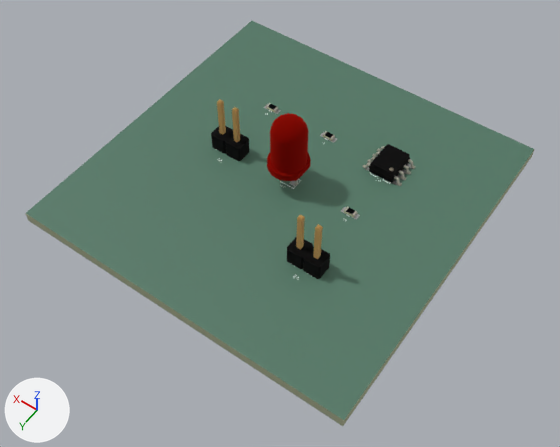
The glTF model apps/pcb-viewer/public/opamp-amp.glb: old version first, new version second.
Camera for both pictures: a 50 mm camera at (0.0601, -0.0421, 0.0818) aimed at (0.097, -0.0938, 0.0006). Every picture has the same lights, and +X, +Y and +Z are marked at lower left. The first picture is the older version. Where no turn or scale is listed for an object, it has been applied to the vertices. Vertices at exactly the same position are counted once.

In view in the first picture: '=>[0:1:1:14]', '=>[0:1:1:15]', '=>[0:1:1:16]', '=>[0:1:1:3]', '=>[0:1:1:5]', '=>[0:1:1:5].001', '=>[0:1:1:5].002', '=>[0:1:1:7]', '=>[0:1:1:9]', '=>[0:1:1:9].001' and 2 more.
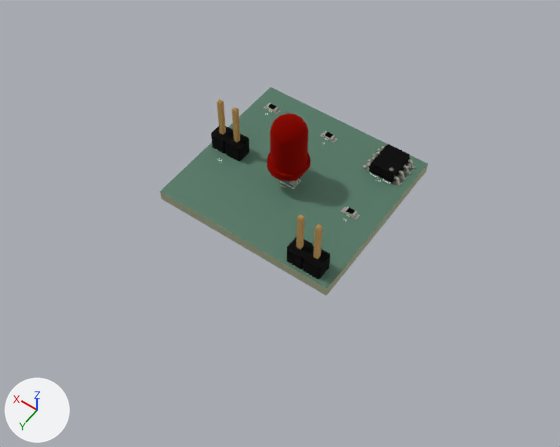
The change, as a list of edits to the scene's bpy script:
```text
Change mat_mat_0:
    mat_mat_0.base_color: (0.0192, 0.0185, 0.0185) -> (0.645, 0.638, 0.572)  # black #262525 -> light grey #d2d1c7
Change mat_mat_3:
    mat_mat_3.base_color: (0.645, 0.638, 0.572) -> (0.0192, 0.0185, 0.0185)  # light grey #d2d1c7 -> black #262525
Change mat_mat_6:
    mat_mat_6.base_color: (0.448, 0.01, 0.00394) -> (0.645, 0.638, 0.572)  # red #b3190d -> light grey #d2d1c7
Change mat_mat_7:
    mat_mat_7.base_color: (0.0192, 0.0185, 0.0185) -> (0.435, 0.398, 0.316)  # black #262525 -> grey #b0a998
Change mat_mat_8:
    mat_mat_8.base_color: (0.709, 0.504, 0.21) -> (0.448, 0.01, 0.00394)  # beige #dbbc7e -> red #b3190d
Change me_soic_8_3_9x4_9mm_p1_27mm:
    where me_soic_8_3_9x4_9mm_p1_27mm.from_pydata(...)  # 592 vertices, 1180 faces; spans x -0.003..0.003, y -0.00245..0.00245, z 0.0..0.00175
    remove me_soic_8_3_9x4_9mm_p1_27mm.materials.append(mat_mat_0)  # black #262525
    remove me_soic_8_3_9x4_9mm_p1_27mm.materials.append(mat_mat_1)  # light grey #d2d1c7
    remove me_soic_8_3_9x4_9mm_p1_27mm.materials.append(mat_mat_2)  # grey #b0a998
    add me_soic_8_3_9x4_9mm_p1_27mm.materials.append(mat_mat_5)  # black #262525
    add me_soic_8_3_9x4_9mm_p1_27mm.materials.append(mat_mat_6)  # light grey #d2d1c7
    add me_soic_8_3_9x4_9mm_p1_27mm.materials.append(mat_mat_7)  # grey #b0a998
Change me_led_d5_0mm:
    where me_led_d5_0mm.from_pydata(...)  # 182 vertices, 360 faces; spans x -0.00123..0.00417, y -0.0029..0.0029, z -0.0025..0.0116
    remove me_led_d5_0mm.materials.append(mat_mat_6)  # red #b3190d
    remove me_led_d5_0mm.materials.append(mat_mat_3)  # light grey #d2d1c7
    add me_led_d5_0mm.materials.append(mat_mat_8)  # red #b3190d
    add me_led_d5_0mm.materials.append(mat_mat_0)  # light grey #d2d1c7
Change me_pinheader_1x02_p254mm_vertical:
    where me_pinheader_1x02_p254mm_vertical.from_pydata(...)  # 76 vertices, 148 faces; spans x -0.00127..0.00127, y -0.00381..0.00127, z -0.003..0.00854
    remove me_pinheader_1x02_p254mm_vertical.materials.append(mat_mat_7)  # black #262525
    remove me_pinheader_1x02_p254mm_vertical.materials.append(mat_mat_8)  # beige #dbbc7e
    add me_pinheader_1x02_p254mm_vertical.materials.append(mat_mat_3)  # black #262525
    add me_pinheader_1x02_p254mm_vertical.materials.append(mat_mat_4)  # beige #dbbc7e
Change me_board_soldermask:
    remove me_board_soldermask.from_pydata(...)  # 124 vertices, 162 faces; spans x 0.075..0.125, y -0.125..-0.075, z 0.0016
    add me_board_soldermask.from_pydata(...)  # 124 vertices, 162 faces; spans x 0.0859..0.113, y -0.1138..-0.0882, z 0.0016
    me_board_soldermask part 1
    me_board_soldermask.vertices[0].co: (0.125, -0.125, 0.0016) -> (0.113, -0.1138, 0.0016)  # pixel (251, 20) -> pixel (270, 86)
    me_board_soldermask.vertices[1].co: (0.075, -0.125, 0.0016) -> (0.0859, -0.1138, 0.0016)  # pixel (534, 149) -> pixel (427, 163)
    me_board_soldermask.vertices[2].co: (0.125, -0.075, 0.0016) -> (0.113, -0.0882, 0.0016)  # pixel (25, 213) -> pixel (159, 191)
    me_board_soldermask.vertices[3].co: (0.075, -0.075, 0.0016) -> (0.0859, -0.0882, 0.0016)  # pixel (343, 420) -> pixel (327, 288)
Change me_board_soldermask_001:
    remove me_board_soldermask_001.from_pydata(...)  # 60 vertices, 66 faces; spans x 0.075..0.125, y -0.125..-0.075, z 0.0
    add me_board_soldermask_001.from_pydata(...)  # 60 vertices, 66 faces; spans x 0.0859..0.113, y -0.1138..-0.0882, z 0.0
    me_board_soldermask_001 part 2
    me_board_soldermask_001.vertices[0].co: (0.075, -0.125, 0.0) -> (0.0859, -0.1138, 0.0)  # pixel (531, 156) -> pixel (426, 171)
    me_board_soldermask_001.vertices[1].co: (0.075, -0.075, 0.0) -> (0.0859, -0.0882, 0.0)  # pixel (342, 426) -> pixel (326, 295)
    me_board_soldermask_001.vertices[2].co: (0.125, -0.075, 0.0) -> (0.113, -0.0882, 0.0)  # pixel (28, 220) -> pixel (161, 198)
    me_board_soldermask_001.vertices[3].co: (0.125, -0.125, 0.0) -> (0.113, -0.1138, 0.0)
Change me_board_pcb:
    remove me_board_pcb.from_pydata(...)  # 200 vertices, 412 faces; spans x 0.075..0.125, y -0.125..-0.075, z 0.0..0.0015
    add me_board_pcb.from_pydata(...)  # 200 vertices, 412 faces; spans x 0.0859..0.113, y -0.1138..-0.0882, z 0.0..0.0015
    me_board_pcb part 3
    4 vertices are removed from x 0.075..0.125, y -0.075, z 0.0..0.0015
    134 faces are deleted
    4 vertices move from x 0.075..0.125, y -0.125, z 0.0..0.0015 to x 0.0859..0.113, y -0.1138, z 0.0..0.0015
    4 vertices are added at (0.113, -0.0882, 0.0), (0.113, -0.0882, 0.0015), (0.0859, -0.0882, 0.0015), (0.0859, -0.0882, 0.0)
    134 new faces join them
Change ob_0_1_1_3:
    ob_0_1_1_3: bpy.data.objects.new('=>[0:1:1:3]', me_soic_8_3_9x4_9mm_p1_27mm) -> bpy.data.objects.new('=>[0:1:1:3]', me_r_0603_1608metric)
    ob_0_1_1_3.parent: ob_u1 -> ob_r1
Change ob_0_1_1_5:
    ob_0_1_1_5: bpy.data.objects.new('=>[0:1:1:5]', me_r_0603_1608metric) -> bpy.data.objects.new('=>[0:1:1:5]', me_pinheader_1x02_p254mm_vertical)
Change ob_0_1_1_7:
    ob_0_1_1_7: bpy.data.objects.new('=>[0:1:1:7]', me_led_d5_0mm) -> bpy.data.objects.new('=>[0:1:1:7]', me_soic_8_3_9x4_9mm_p1_27mm)
    ob_0_1_1_7.parent: ob_led1 -> ob_u1
Change ob_0_1_1_9:
    ob_0_1_1_9: bpy.data.objects.new('=>[0:1:1:9]', me_pinheader_1x02_p254mm_vertical) -> bpy.data.objects.new('=>[0:1:1:9]', me_led_d5_0mm)
    ob_0_1_1_9.parent: ob_v1 -> ob_led1
```

Boxes (x1, y1, x2, y2) around the edits, measured in the pictures (560 x 447 px):
'=>[0:1:1:14]', reshaped (47% narrower, 50% shorter): before (26, 21, 534, 420); after (161, 87, 428, 288)
'=>[0:1:1:16]', reshaped (mostly hidden): before (25, 149, 535, 426); after (160, 164, 428, 296)
'=>[0:1:1:9]', recoloured, moved: before (211, 99, 249, 161); after (267, 113, 311, 186)
'=>[0:1:1:7]', recoloured, moved: before (267, 113, 311, 186); after (363, 144, 416, 186)
'=>[0:1:1:9].001', no longer drawn: before (287, 215, 330, 279)
'=>[0:1:1:5]', recoloured: (211, 99, 239, 147) in both
'=>[0:1:1:3]', recoloured, moved: before (363, 144, 416, 186); after (323, 131, 335, 141)
'=>[0:1:1:15]', reshaped (mostly hidden): before (34, 161, 529, 424); after (164, 173, 425, 294)
'=>[0:1:1:3].002', now drawn: after (266, 103, 278, 112)
